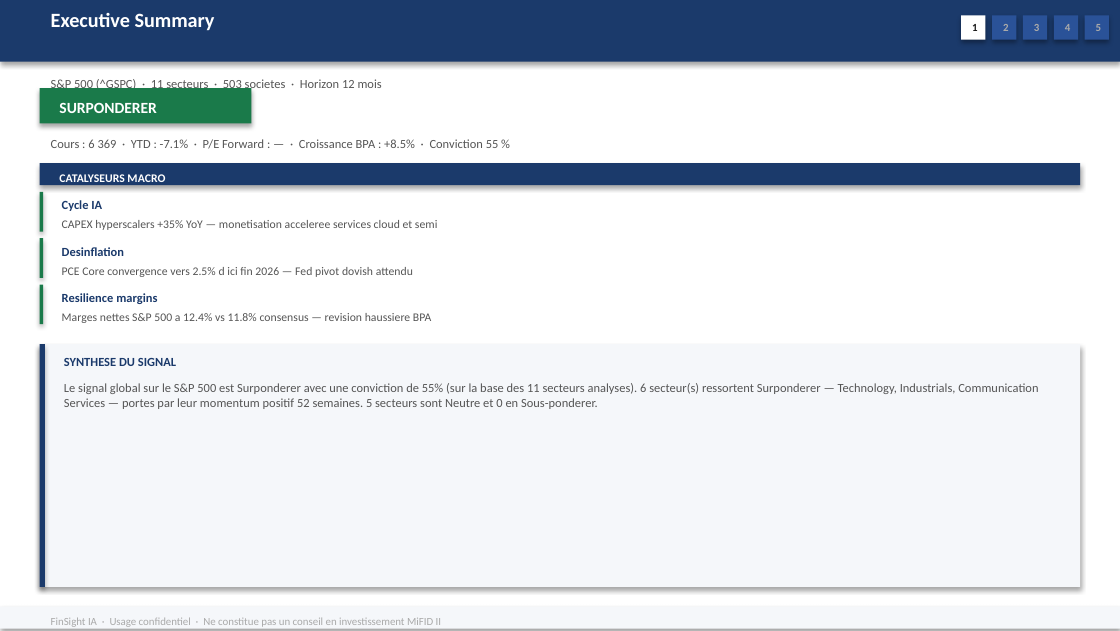
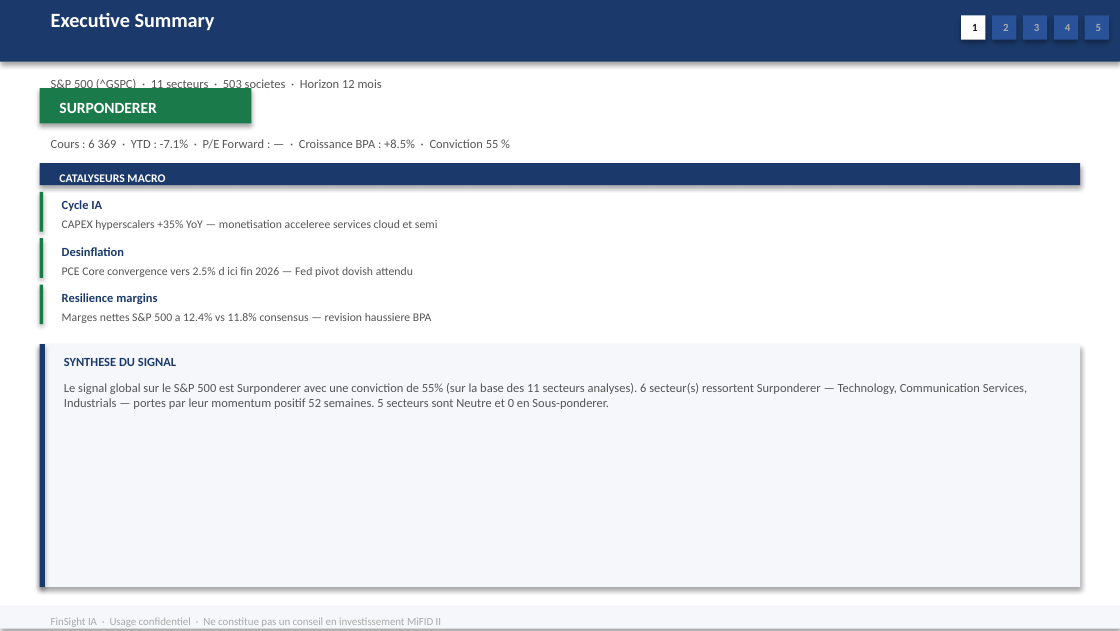
Before and after one commit to baptistejeh07-art/finsight-ia, a slide deck: slide 2 of preview/indice_SP_500/indice_SP_500.pptx. Drawn at 1120x631 pixels with LibreOffice and Linux fonts; fonts in the diff are those of the drawing. Boxes give left, top, right and bottom in pixels: in the first picture for what was removed or moved away, otherwise in the second. Text is boxed around its words. In the diff, an @@ line names an element or a change of style, - is before the commit and + after.

```diff
--- a/preview/indice_SP_500/indice_SP_500.pptx
+++ b/preview/indice_SP_500/indice_SP_500.pptx
@@ text at bbox=[64, 383, 1027, 409]: text changed @@
-Le signal global sur le S&P 500 est Surponderer avec une conviction de 55% (sur la base des 11 secteurs analyses). 6 secteur(s) ressortent Surponderer — Technology, Industrials, Communication Services — portes par leur momentum positif 52 semaines. 5 secteurs sont Neutre et 0 en Sous-ponderer.
+Le signal global sur le S&P 500 est Surponderer avec une conviction de 55% (sur la base des 11 secteurs analyses). 6 secteur(s) ressortent Surponderer — Technology, Communication Services, Industrials — portes par leur momentum positif 52 semaines. 5 secteurs sont Neutre et 0 en Sous-ponderer.
```
Also in this commit, not shown: 1 other file.
